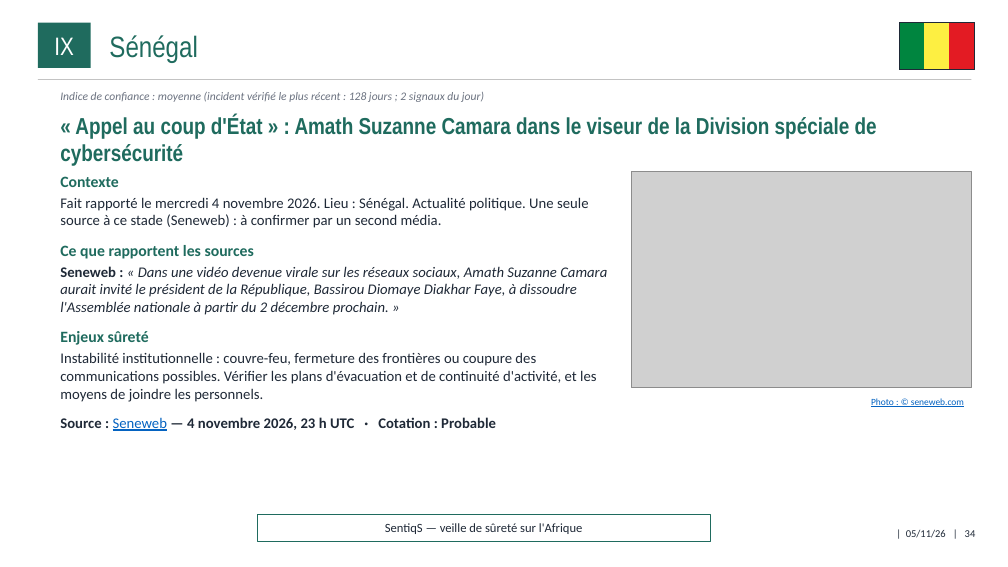
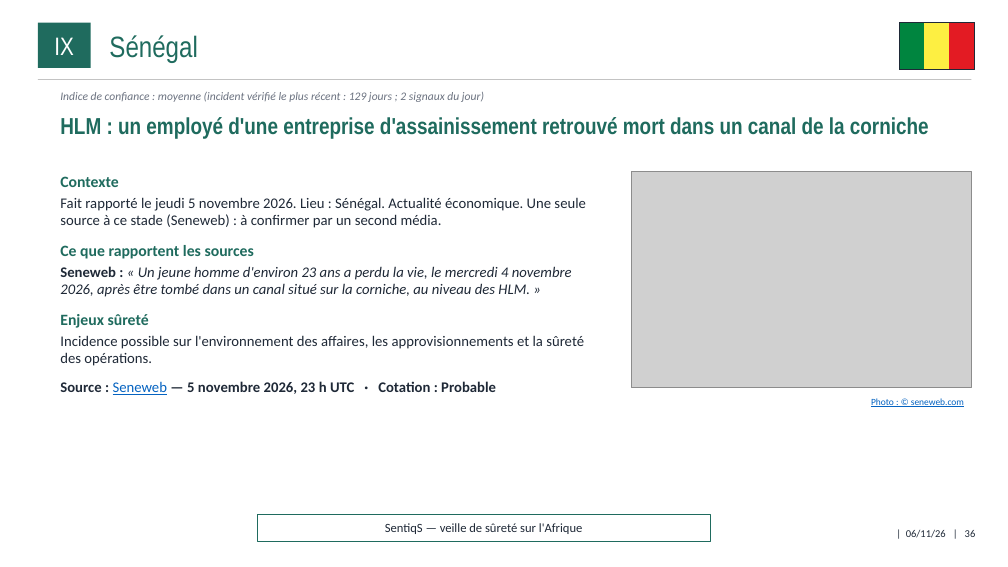
Before and after one commit to ytl1-ops/SentiqS, a slide deck: slide 36 of web/rapports/mensuel/2026-11.pptx (slide 34 before the commit). Drawn at 1008x567 pixels with LibreOffice and Linux fonts; fonts in the diff are those of the drawing; grey boxes stand for pictures. Boxes give left, top, right and bottom in pixels: in the first picture for what was removed or moved away, otherwise in the second. Text is boxed around its words. In the diff, an @@ line names an element or a change of style, - is before the commit and + after.

```diff
--- a/web/rapports/mensuel/2026-11.pptx
+++ b/web/rapports/mensuel/2026-11.pptx
@@ text at <box>60,92,484,102</box>: text changed @@
-Indice de confiance : moyenne (incident vérifié le plus récent : 128 jours ; 2 signaux du jour)
+Indice de confiance : moyenne (incident vérifié le plus récent : 129 jours ; 2 signaux du jour)
@@ text at <box>60,117,929,139</box>: text changed @@
-« Appel au coup d'État » : Amath Suzanne Camara dans le viseur de la Division spéciale de cybersécurité
+HLM : un employé d'une entreprise d'assainissement retrouvé mort dans un canal de la corniche
@@ text at <box>60,197,585,228</box>: text changed @@
-Fait rapporté le mercredi 4 novembre 2026. Lieu : Sénégal. Actualité politique. Une seule source à ce stade (Seneweb) : à confirmer par un second média.
+Fait rapporté le jeudi 5 novembre 2026. Lieu : Sénégal. Actualité économique. Une seule source à ce stade (Seneweb) : à confirmer par un second média.
@@ text at <box>60,266,572,297</box>: text changed @@
-Seneweb : « Dans une vidéo devenue virale sur les réseaux sociaux, Amath Suzanne Camara aurait invité le président de la République, Bassirou Diomaye Diakhar Faye, à dissoudre l'Assemblée nationale à partir du 2 décembre prochain. »
+Seneweb : « Un jeune homme d'environ 23 ans a perdu la vie, le mercredi 4 novembre 2026, après être tombé dans un canal situé sur la corniche, au niveau des HLM. »
@@ text at <box>60,335,584,395</box>: text changed @@
-Instabilité institutionnelle : couvre-feu, fermeture des frontières ou coupure des communications possibles. Vérifier les plans d'évacuation et de continuité d'activité, et les moyens de joindre les personnels.
-Source : Seneweb — 4 novembre 2026, 23 h UTC · Cotation : Probable
+Incidence possible sur l'environnement des affaires, les approvisionnements et la sûreté des opérations.
+Source : Seneweb — 5 novembre 2026, 23 h UTC · Cotation : Probable
@@ text at <box>906,530,976,538</box>: text changed @@
-| 05/11/26 | 34
+| 06/11/26 | 36
```
Also in this commit, not shown: 36 other slides changed, 2 slides added, 10 other files.
